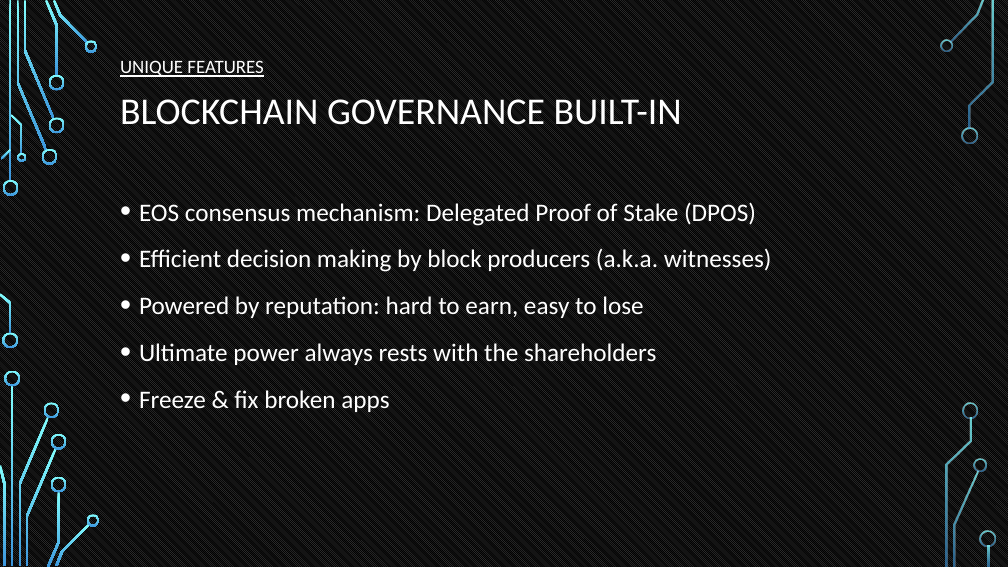
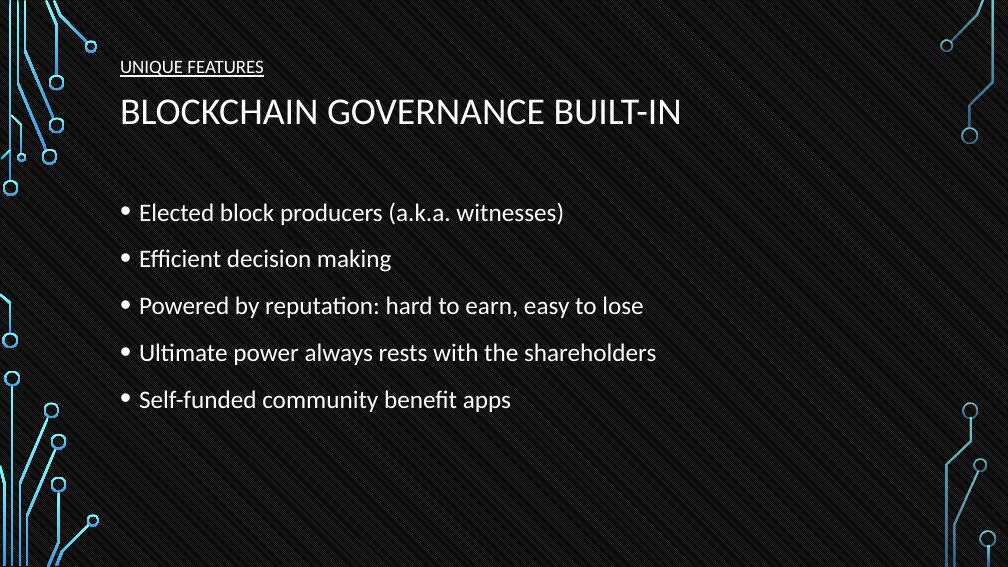
Before and after one commit to tokenika/tokenika.github.io, a slide deck: slide 31 of WarsawBlock.pptx. Drawn at 1008x567 pixels with LibreOffice and Linux fonts; fonts in the diff are those of the drawing; background and template pictures are left out. Boxes give left, top, right and bottom in pixels: in the first picture for what was removed or moved away, otherwise in the second. Text is boxed around its words. In the diff, an @@ line names an element or a change of style, - is before the commit and + after.

```diff
--- a/WarsawBlock.pptx
+++ b/WarsawBlock.pptx
@@ text at <box>139,202,564,272</box>: text changed @@
-• EOS consensus mechanism: Delegated Proof of Stake (DPOS)
-• Efficient decision making by block producers (a.k.a. witnesses)
+• Elected block producers (a.k.a. witnesses)
+• Efficient decision making
@@ text at <box>139,390,511,412</box>: text changed @@
-• Freeze & fix broken apps
+• Self-funded community benefit apps
```
Also in this commit, not shown: 9 other slides changed, 1 other file.
